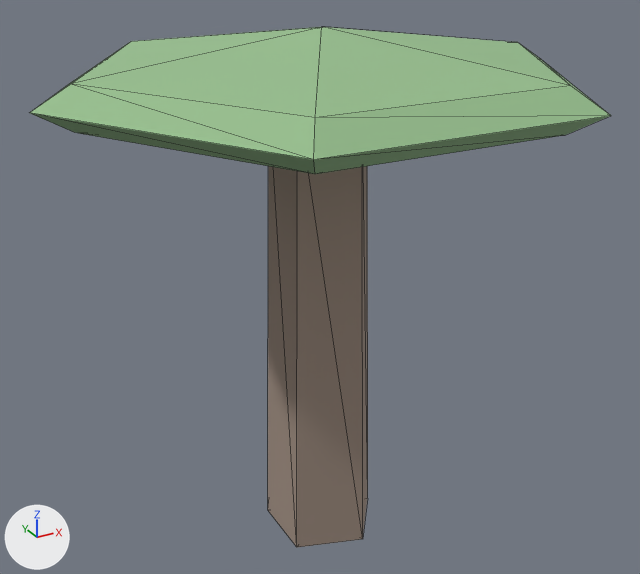
Two versions of the glTF model web/public/models/tree-palm-c-far.glb, one commit apart.
Before and after are seen from a 50 mm lens placed at (-0.741, -1.341, 1.198), pointed at (0.002, 0.01, 0.522). Every picture has the same lights, and +X, +Y and +Z are marked at lower left. The picture after the commit comes second. Mesh edges are drawn as thin lines. Vertices at exactly the same position are counted once.

The first picture shows 'tree-palm-c-far'.
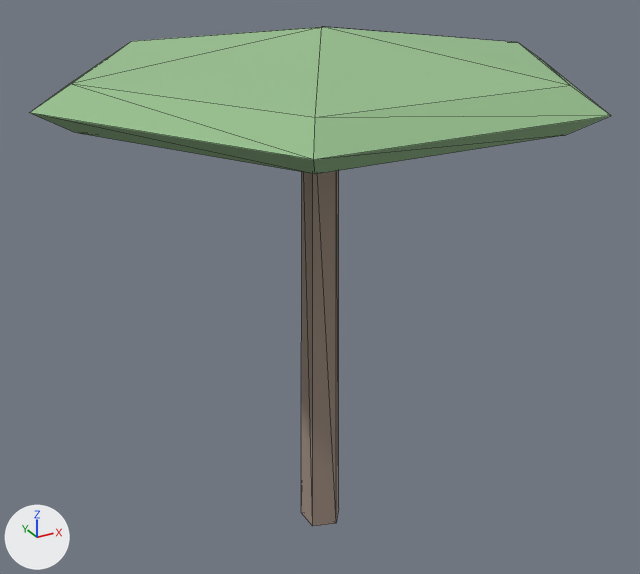
Changed parts and their boxes (x1, y1, x2, y2) in the pictures (640 x 574 px; the box of a moved part takes in the faces that stretch with it):
'tree-palm-c-far', reshaped
    before: (30, 27, 611, 547)
    after: (30, 27, 611, 526)
part 1 of me_tree_palm_c_far, moved or reshaped
    before: (268, 166, 368, 547)
    after: (301, 171, 339, 526)

The change, as a list of edits to the scene's bpy script:
```text
Change me_tree_palm_c_far:
    where me_tree_palm_c_far.from_pydata(...)  # 38 vertices, 68 faces; spans x -0.49..0.49, y -0.424..0.424, z 0.0..1.0
    used by ob_tree_palm_c_far; location = (0.0, 0.0, 0.0)
    me_tree_palm_c_far part 1: the loose piece of 12 vertices spanning x -0.093..0.115, y -0.11..0.11, z 0.0..0.898 is scaled about the mesh origin by (0.373, 0.373, 1)
```
